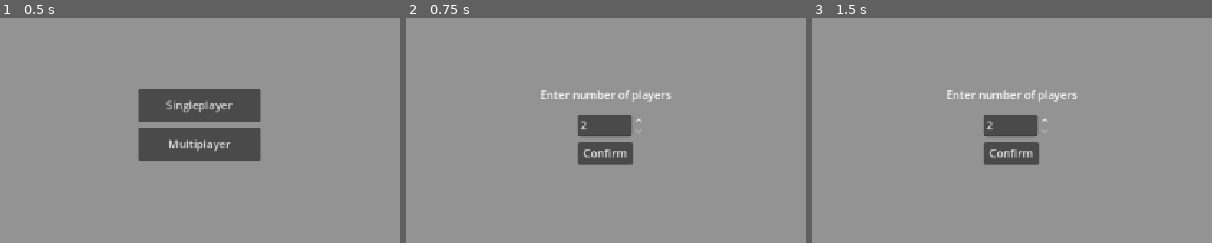
Above: before the commit, frames 1-3 (left to right).
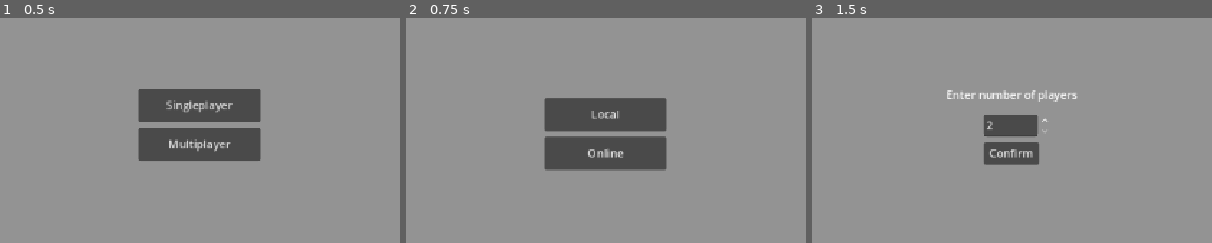
Above: after the commit, the same moments.

Repository: V3AI-Seven/English-Game
Game: Godot game, scene res://scenes/mainMenu/mainMenu.tscn
Same seed, same stepped clock (60 frames per second), same inputs: the game is played once before the commit and once after it.
Inputs (mouse positions are % of the whole screen's width and height, from its top left):
- Up to frame 1 (0.5 s): no input
- Up to frame 2 (0.75 s): click "Multiplayer" at 0.5 s
- Up to frame 3 (1.5 s): click (50, 47) at 1.25 s, where only the run after the commit has a clickable "Local"
The pictures show only the part of the screen within x 25-75%, y 26-76%; the shares and areas given below are measured in that part.

Frame 1 is identical in both runs. In frame 2, 8.2% of the frame differs, in the area x 33-67%, y 32-68%; in frame 3, nothing differs.

Commit message:
Groundwork for online multiplayer; just buttons

Diff:
--- /dev/null
+++ b/globals/globalFunctions.gd
@@ -0,0 +1,4 @@
+extends Node
+func _notification(notification):
+	if notification == NOTIFICATION_WM_CLOSE_REQUEST:
+		get_tree().quit() # default behavior
--- a/project.godot
+++ b/project.godot
@@ -20,6 +20,7 @@
 Score="*res://globals/score.gd"
 PlayerInfo="*res://globals/playerInfo.gd"
 FileSysUtil="*res://globals/fileSysUtil.gd"
+GlobalFunctions="*res://globals/globalFunctions.gd"
 
 [display]
 
--- a/scenes/finishScreen/finishScreen.gd
+++ b/scenes/finishScreen/finishScreen.gd
@@ -36,9 +36,15 @@
 
 	highScoreFile.close()
 
-
+#func _input(event: InputEvent) -> void:
+	#if event is InputEventKey and event.keycode == KEY_SPACE and not event.is_echo():
+		#newGame()
 
 func newGame() -> void:
 	Score.scores.clear()
 	PlayerInfo.playerCount = 1
 	get_tree().change_scene_to_file("res://scenes/mainMenu/mainMenu.tscn")
+
+
+func exitGame() -> void:
+	pass # Replace with function body.
--- a/scenes/finishScreen/finishScreen.tscn
+++ b/scenes/finishScreen/finishScreen.tscn
@@ -61,7 +61,6 @@
 horizontal_alignment = 1
 
 [node name="singleplayerFinish" type="Control" parent="."]
-visible = false
 anchors_preset = 0
 offset_right = 40.0
 offset_bottom = 40.0
@@ -76,12 +75,20 @@
 text = "Finish"
 horizontal_alignment = 1
 
-[node name="Button" type="Button" parent="singleplayerFinish"]
+[node name="exit" type="Button" parent="singleplayerFinish"]
+offset_left = 408.0
+offset_top = 537.0
+offset_right = 744.0
+offset_bottom = 641.0
+theme_override_font_sizes/font_size = 50
+text = "Exit"
+
+[node name="newGame" type="Button" parent="singleplayerFinish"]
 layout_mode = 0
-offset_left = 400.0
-offset_top = 520.0
-offset_right = 752.0
-offset_bottom = 640.0
+offset_left = 408.0
+offset_top = 420.0
+offset_right = 744.0
+offset_bottom = 524.0
 theme_override_font_sizes/font_size = 50
 text = "New Game"
 
@@ -91,9 +98,9 @@
 anchor_right = 0.014
 anchor_bottom = 0.035
 offset_left = 424.0
-offset_top = 264.0
+offset_top = 212.0
 offset_right = 711.44
-offset_bottom = 340.6
+offset_bottom = 288.6
 theme_override_font_sizes/font_size = 57
 text = "Money: $0"
 horizontal_alignment = 1
@@ -101,12 +108,13 @@
 [node name="highScore" type="Label" parent="singleplayerFinish"]
 layout_mode = 0
 offset_left = 256.0
-offset_top = 331.0
+offset_top = 279.0
 offset_right = 896.0
-offset_bottom = 435.0
+offset_bottom = 357.0
 theme_override_font_sizes/font_size = 57
 text = "High Score: "
 horizontal_alignment = 1
 
 [connection signal="pressed" from="multiplayerFinish/Button" to="." method="newGame"]
-[connection signal="pressed" from="singleplayerFinish/Button" to="." method="newGame"]
+[connection signal="pressed" from="singleplayerFinish/exit" to="." method="exitGame"]
+[connection signal="pressed" from="singleplayerFinish/newGame" to="." method="newGame"]
--- a/scenes/mainMenu/mainMenu.tscn
+++ b/scenes/mainMenu/mainMenu.tscn
@@ -17,6 +17,14 @@
 grow_horizontal = 2
 grow_vertical = 2
 
+[node name="glossThing" type="TextureRect" parent="."]
+layout_mode = 0
+offset_left = -16.0
+offset_top = -7.0
+offset_right = 1168.0
+offset_bottom = 649.0
+texture = SubResource("GradientTexture1D_83s16")
+
 [node name="Title" type="Label" parent="."]
 layout_mode = 0
 offset_left = 160.0
@@ -26,14 +34,6 @@
 theme_override_font_sizes/font_size = 100
 text = "Pocket Snatchers"
 horizontal_alignment = 1
-
-[node name="glossThing" type="TextureRect" parent="."]
-layout_mode = 0
-offset_left = -16.0
-offset_top = -7.0
-offset_right = 1168.0
-offset_bottom = 649.0
-texture = SubResource("GradientTexture1D_83s16")
 
 [node name="multiplayer" type="Control" parent="."]
 visible = false
@@ -45,7 +45,33 @@
 offset_bottom = 360.0
 script = ExtResource("1_vvnar")
 
-[node name="playerCount" type="SpinBox" parent="multiplayer"]
+[node name="onlineChoice" type="Control" parent="multiplayer"]
+anchors_preset = 0
+offset_right = 40.0
+offset_bottom = 40.0
+
+[node name="local" type="Button" parent="multiplayer/onlineChoice"]
+offset_left = -88.0
+offset_top = -40.0
+offset_right = 88.0
+offset_bottom = 8.0
+text = "Local"
+
+[node name="online" type="Button" parent="multiplayer/onlineChoice"]
+offset_left = -88.0
+offset_top = 16.0
+offset_right = 88.0
+offset_bottom = 64.0
+text = "Online
+"
+
+[node name="local" type="Control" parent="multiplayer"]
+visible = false
+anchors_preset = 0
+offset_right = 40.0
+offset_bottom = 40.0
+
+[node name="playerCount" type="SpinBox" parent="multiplayer/local"]
 layout_mode = 0
 offset_left = -40.0
 offset_top = -16.0
@@ -56,7 +82,7 @@
 value = 2.0
 custom_arrow_step = 1.0
 
-[node name="instructions" type="Label" parent="multiplayer"]
+[node name="instructions" type="Label" parent="multiplayer/local"]
 layout_mode = 0
 offset_left = -96.0
 offset_top = -56.0
@@ -65,7 +91,7 @@
 text = "Enter number of players"
 horizontal_alignment = 1
 
-[node name="playerConfirmButton" type="Button" parent="multiplayer"]
+[node name="playerConfirmButton" type="Button" parent="multiplayer/local"]
 layout_mode = 0
 offset_left = -40.0
 offset_top = 24.0
@@ -95,7 +121,8 @@
 offset_bottom = 315.0
 text = "Singleplayer"
 
-[connection signal="pressed" from="multiplayer/playerConfirmButton" to="multiplayer" method="playerCountConfirmed"]
+[connection signal="pressed" from="multiplayer/onlineChoice/local" to="multiplayer" method="localMultiplayer"]
+[connection signal="pressed" from="multiplayer/local/playerConfirmButton" to="multiplayer" method="playerCountConfirmed"]
 [connection signal="pressed" from="modeSelector/multiplayer" to="multiplayer" method="multiplayerSelect"]
 [connection signal="pressed" from="modeSelector/multiplayer" to="modeSelector" method="multiplayer"]
 [connection signal="pressed" from="modeSelector/singleplayer" to="modeSelector" method="singleplayer"]
--- a/scenes/mainMenu/playerSelect.gd
+++ b/scenes/mainMenu/playerSelect.gd
@@ -7,11 +7,14 @@
 
 
 func playerCountConfirmed() -> void:
-	players = $playerCount.value
+	players = $local/playerCount.value
 	PlayerInfo.playerCount = players
 	get_tree().change_scene_to_file("res://scenes/game/game.tscn")
 
+func multiplayerSelect() -> void:
+	visible = true
 
 
-func multiplayerSelect() -> void:
-	visible = true
+func localMultiplayer() -> void:
+	$onlineChoice.visible = false
+	$local.visible = true
Not shown, added: globals/globalFunctions.gd.uid
Not shown, changed: english-game.pck
Not shown, added: english-game.zip
